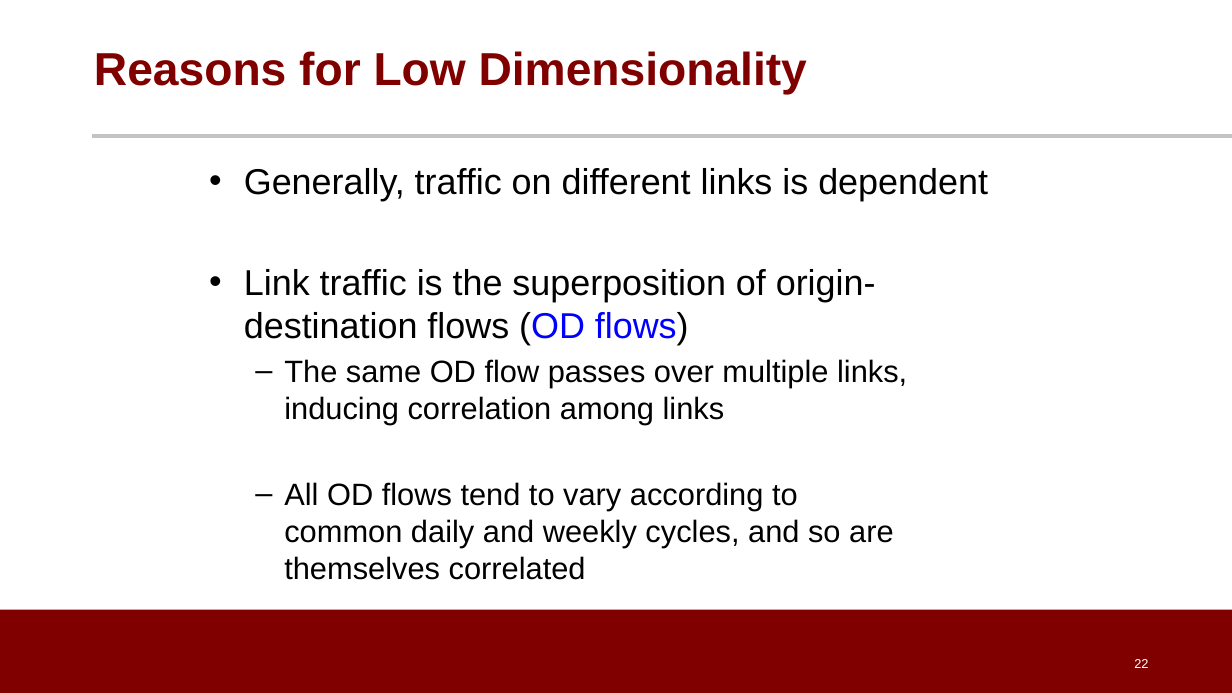
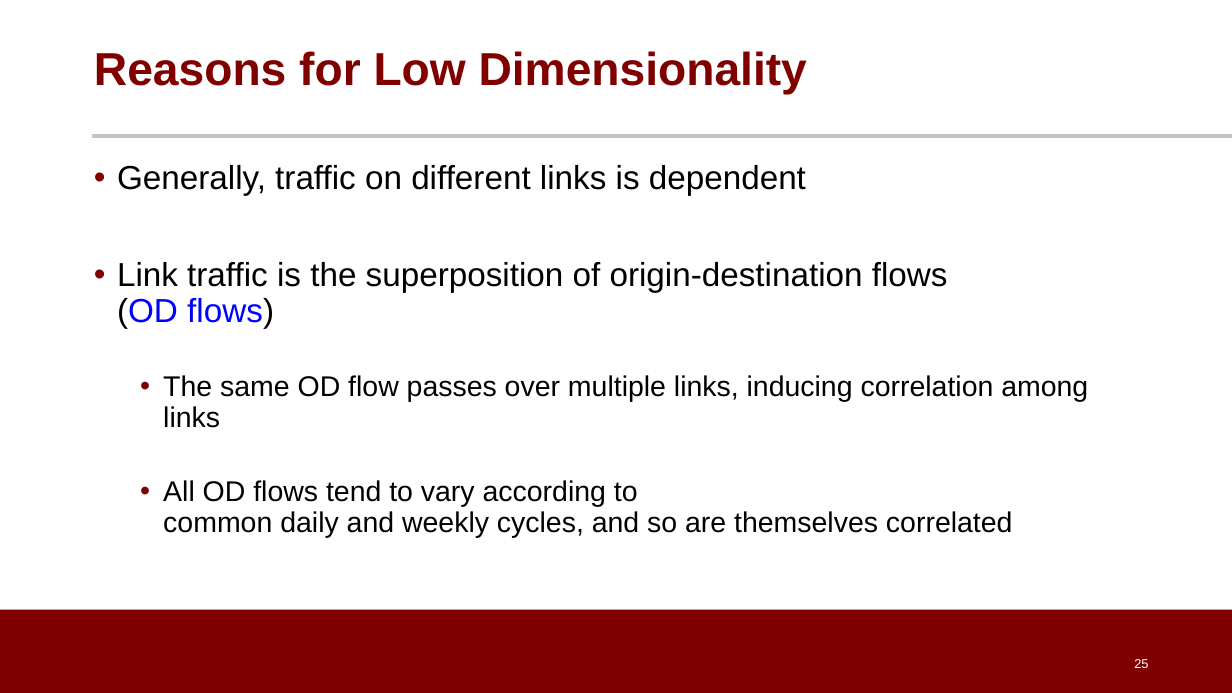
Before and after one commit to noise-lab/ML-Cybersecurity, a slide deck: slide 25 of module-3/ppt/3.4-Unsupervised Learning.pptx (slide 22 before the commit). Drawn at 1232x693 pixels with LibreOffice and Linux fonts; fonts in the diff are those of the drawing; background and template pictures are left out. Boxes give left, top, right and bottom in pixels: in the first picture for what was removed or moved away, otherwise in the second. Text is boxed around its words. In the diff, an @@ line names an element or a change of style, - is before the commit and + after.

```diff
--- a/module-3/ppt/3.4-Unsupervised Learning.pptx
+++ b/module-3/ppt/3.4-Unsupervised Learning.pptx
@@ text "Generally, traffic on different links ...": place and size @@
-text "Generally, traffic on different links ..." at bbox=[244, 168, 988, 580]
+text "Generally, traffic on different links ..." at bbox=[117, 165, 1088, 538]
@@ text "Generally, traffic on different links ..." at bbox=[117, 165, 1088, 538]: size 28 to 25.9 pt in "Generally, traffic on different links is dependent", "Link traffic is the superposition of origin-destination ..."; size 24 to 22.2 pt in "The same OD flow passes over multiple ...", "All OD flows tend to vary according ..."; indent changed; line spacing 1 to 0.9; more space between paragraphs; bullet – to • @@
@@ page number at bbox=[1134, 659, 1148, 668]: text changed @@
-22
+25
```
Also in this commit, not shown: 12 other slides changed, 6 slides added, 2 slides removed, 1 other file.
